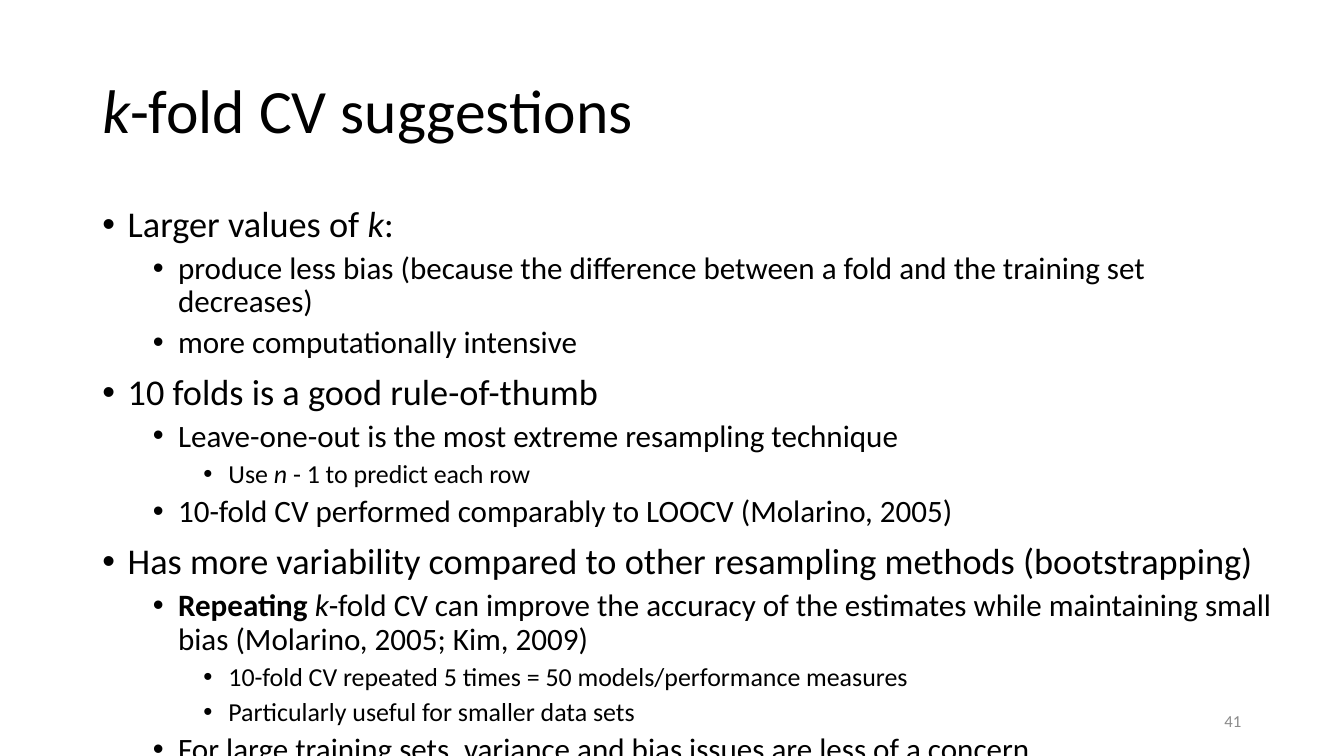
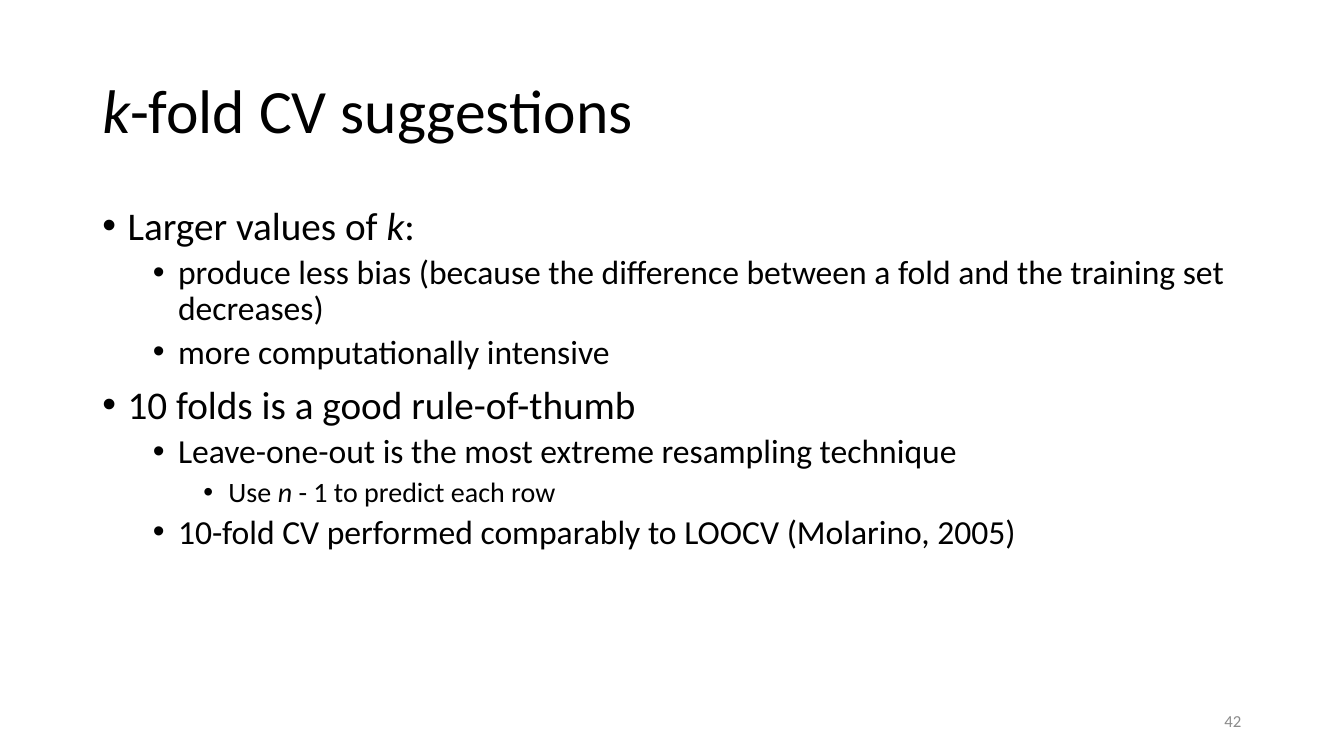
Before and after one commit to karlenaochoa/c4-ml-2020, a slide deck: slide 42 of slides/w2p1-bias-variance-resampling/w2p1.pptx (slide 41 before the commit). Drawn at 1344x756 pixels with LibreOffice and Linux fonts; fonts in the diff are those of the drawing. Boxes give left, top, right and bottom in pixels: in the first picture for what was removed or moved away, otherwise in the second. Text is boxed around its words. In the diff, an @@ line names an element or a change of style, - is before the commit and + after.

```diff
--- a/slides/w2p1-bias-variance-resampling/w2p1.pptx
+++ b/slides/w2p1-bias-variance-resampling/w2p1.pptx
@@ text "Larger values of k:" at [128, 212, 1224, 550]: size 25.9 to 28 pt in "Larger values of k:", "10 folds is a good rule-of-thumb"; size 22.2 to 24 pt in "produce less bias (because the difference between ...", "more computationally intensive", "Leave-one-out is the most extreme resampling technique", "10-fold CV performed comparably to LOOCV (Molarino, ..."; size 18.5 to 20 pt in "Use n - 1 to predict each ..." @@
@@ text at [128, 547, 1271, 726]: paragraphs removed @@
-• Has more variability compared to other resampling methods (bootstrapping)
-  • Repeating k-fold CV can improve the accuracy of the estimates while maintaining small bias (Molarino, 2005; Kim, 2009)
-    • 10-fold CV repeated 5 times = 50 models/performance measures
-    • Particularly useful for smaller data sets
-  • For large training sets, variance and bias issues are less of a concern
@@ page number at [1224, 716, 1241, 727]: text changed @@
-41
+42
```
Also in this commit, not shown: 6 other slides changed, 2 slides added.
